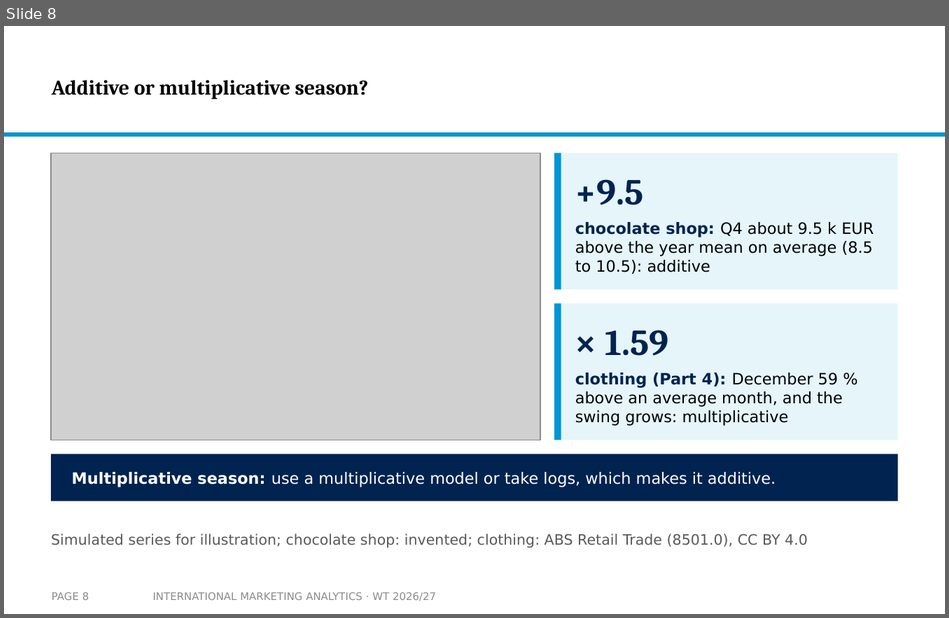
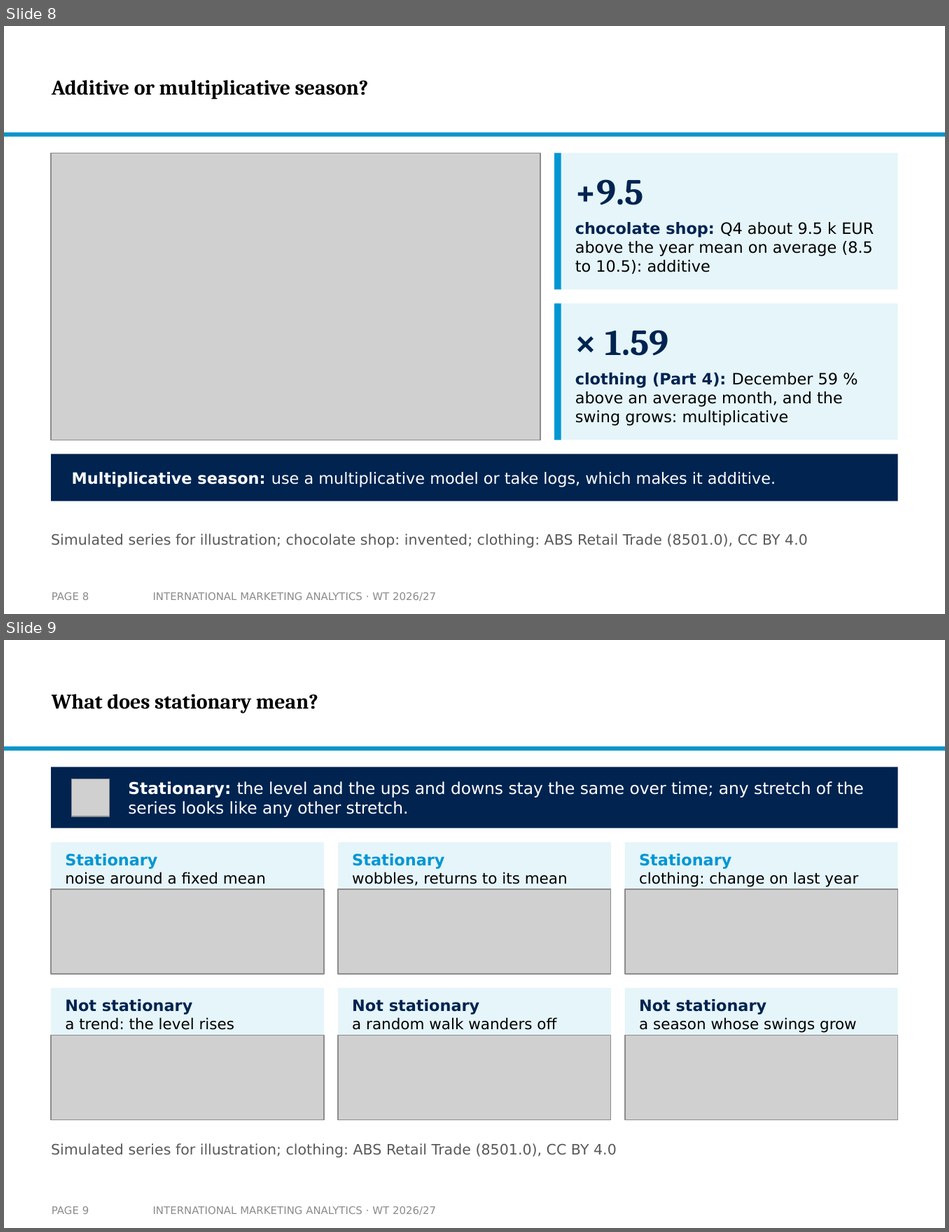
Before and after one commit to arnefloh-wu/international-marketing-analytics-teaching, a slide deck: slides/forecasting-and-time-series_WT26-27.pptx. Shown one above the other, each under a label of ours: slide 8 before the commit, slides 8 and 9 after it. The pictures are 949x618 and 949x1232 pixels, drawn with LibreOffice and Linux fonts; fonts in the diff are those of the drawing; grey boxes stand for pictures; background and template pictures are left out. Boxes give left, top, right and bottom in pixels: in the first picture for what was removed or moved away, otherwise in the second. Text is boxed around its words. In the diff, an @@ line names an element or a change of style, - is before the commit and + after.

```diff
--- a/slides/forecasting-and-time-series_WT26-27.pptx
+++ b/slides/forecasting-and-time-series_WT26-27.pptx
@@ slide 9 added at <box>4,640,945,1228</box>, background #FFFFFF; not listed: 1 template element that a slide beside it also shows @@
@@ title added at <box>52,694,318,714</box>, 16 pt, text #000000, bold @@
+What does stationary mean?
@@ rectangle added at <box>51,767,898,828</box>, fill #002350 @@
@@ picture added at <box>72,779,110,817</box> @@
@@ text added at <box>128,781,864,817</box>, 12.5 pt, text #FFFFFF @@
+Stationary: the level and the ups and downs stay the same over time; any stretch of the series looks like any other stretch.
@@ rectangle added at <box>51,842,324,974</box>, fill #E5F5FA @@
@@ rectangle added at <box>338,842,611,974</box>, fill #E5F5FA @@
@@ rectangle added at <box>625,842,898,974</box>, fill #E5F5FA @@
@@ text added at <box>65,854,266,884</box>, 11.5 pt, text #000000 @@
+Stationary
+noise around a fixed mean
@@ text added at <box>352,854,568,886</box>, 11.5 pt, text #000000 @@
+Stationary
+wobbles, returns to its mean
@@ text added at <box>639,854,858,887</box>, 11.5 pt, text #000000 @@
+Stationary
+clothing: change on last year
@@ picture added at <box>51,889,324,974</box> @@
@@ picture added at <box>338,889,611,974</box> @@
@@ picture added at <box>625,889,898,974</box> @@
@@ rectangle added at <box>51,988,324,1119</box>, fill #E5F5FA @@
@@ rectangle added at <box>338,988,611,1119</box>, fill #E5F5FA @@
@@ rectangle added at <box>625,988,898,1119</box>, fill #E5F5FA @@
@@ text added at <box>65,999,234,1030</box>, 11.5 pt, text #000000 @@
+Not stationary
+a trend: the level rises
@@ text added at <box>352,999,556,1030</box>, 11.5 pt, text #000000 @@
+Not stationary
+a random walk wanders off
@@ text added at <box>639,999,857,1033</box>, 11.5 pt, text #000000 @@
+Not stationary
+a season whose swings grow
@@ picture added at <box>51,1035,324,1119</box> @@
@@ picture added at <box>338,1035,611,1119</box> @@
@@ picture added at <box>625,1035,898,1119</box> @@
@@ text added at <box>51,1143,616,1158</box>, 11 pt, text #595959 @@
+Simulated series for illustration; clothing: ABS Retail Trade (8501.0), CC BY 4.0
@@ page number added at <box>52,1206,89,1214</box>, 8 pt, text #8C8C8C @@
+PAGE 9
@@ text added at <box>153,1206,436,1215</box>, 8 pt, text #8C8C8C @@
+INTERNATIONAL MARKETING ANALYTICS · WT 2026/27
```
Also in this commit, not shown: 11 slides changed, 3 other slides added, 3 other files.
